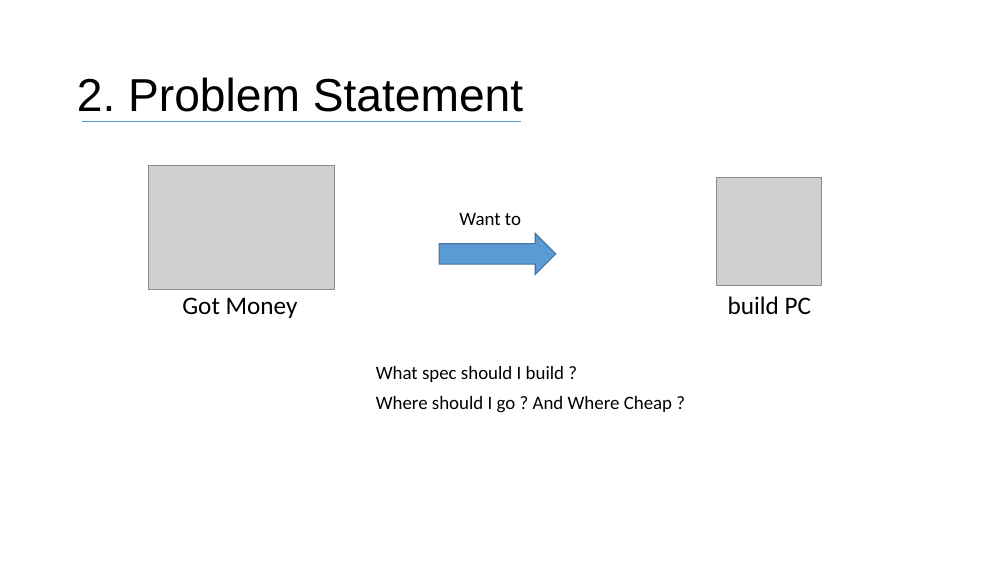
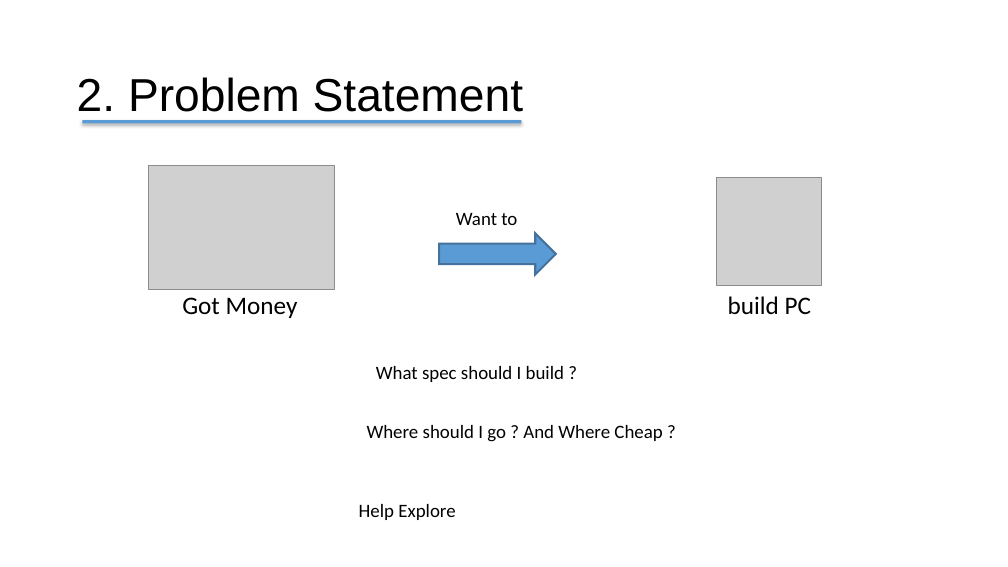
Before and after one commit to TithSambath/Web-Project-Y3, a slide deck: slide 4 of Presentation1.pptx. Drawn at 1008x567 pixels with LibreOffice and Linux fonts; fonts in the diff are those of the drawing; grey boxes stand for pictures. Boxes give left, top, right and bottom in pixels: in the first picture for what was removed or moved away, otherwise in the second. Text is boxed around its words. In the diff, an @@ line names an element or a change of style, - is before the commit and + after.

```diff
--- a/Presentation1.pptx
+++ b/Presentation1.pptx
@@ line (82, 122) - (522, 122): stroke #5B9BD5 1.5 pt to #5B9BD5 3 pt @@
@@ text "Want to": place and size @@
-text "Want to" at [459, 213, 521, 225]
+text "Want to" at [456, 213, 517, 225]
@@ right arrow at [439, 234, 556, 274]: outline #43739E 1 pt to #43739E 2 pt; proportions changed @@
@@ text "Where should I go ? ...": place and size @@
-text "Where should I go ? ..." at [376, 396, 672, 413]
+text "Where should I go ? ..." at [367, 425, 662, 442]
@@ text added at [359, 504, 455, 520], 18 pt, text #000000 @@
+Help Explore
```
Also in this commit, not shown: 4 other slides changed, 1 slide added, 1 slide removed.
